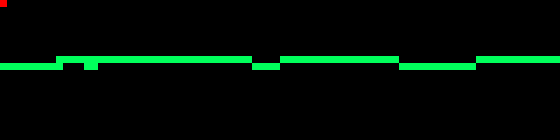
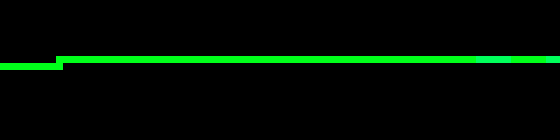
The second w=560, h=140 image is a revision of the first. Changes to its layers:
renamed "Background" to "test.ppm", painted on it over [0, 0, 546, 70]
